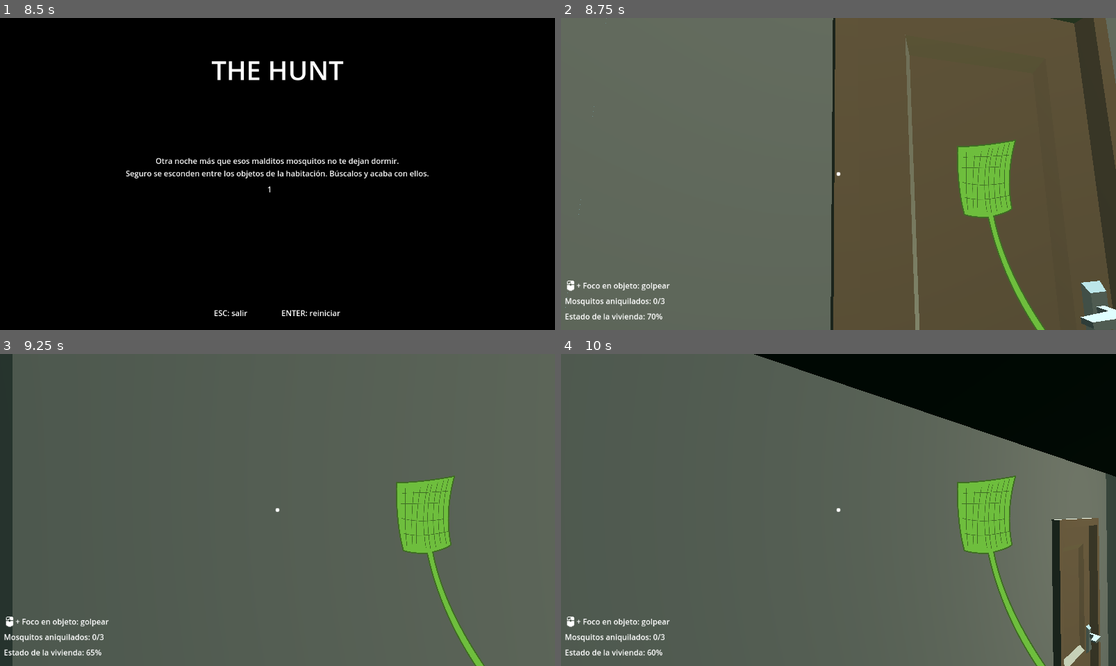
Above: before the commit, frames 1-4 (two rows, left to right).
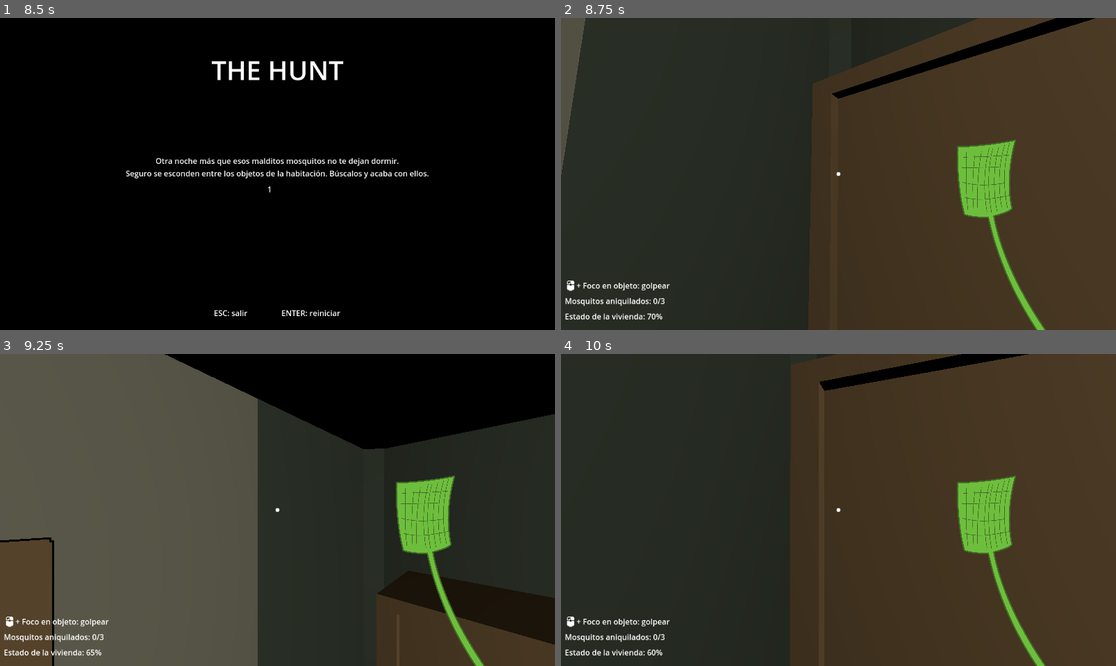
Above: after the commit, the same moments.

Repository: aaroca/thehunt-godot
Game: Godot game, scene res://scenes/main.tscn
The game is run twice, just before and just after one commit, with the same random seed, the same clock (stepped at 60 frames per second) and the same inputs.
Inputs (mouse positions are in pixels of both pictures, inside the frame that each line leads up to):
- Up to frame 1 (8.5 s): tap Enter (restart) at 0.5, 2, 3.5 s; move the mouse to (305, 174) at 0.52 s; press the mouse at (305, 174) at 0.53 s; hold Up (ui_up) 0.53-5.78 s; tap Keypad Enter (ui_accept) at 0.77, 1.25, 1.52, 2.75, 3.02, 3.77, 4.25, 4.52, 6.02, 6.77, 7.52 s; move the mouse to (249, 174) at 1.27 s; release the mouse at (249, 174) at 1.28 s; click (249, 174) at 1.35 s; move the mouse to (288, 167) at 2.02 s; press the mouse at (288, 167) at 2.03 s; move the mouse to (271, 180) at 2.77 s; release the mouse at (271, 180) at 2.78 s; click (271, 180) at 2.85 s; move the mouse to (316, 177) at 3.52 s; press the mouse at (316, 177) at 3.53 s; move the mouse to (233, 170) at 4.27 s; release the mouse at (233, 170) at 4.28 s; click (233, 170) at 4.35 s; move the mouse to (283, 174) at 5.02 s; press the mouse at (283, 174) at 5.03 s; move the mouse to (255, 167) at 5.77 s; release the mouse at (255, 167) at 5.78 s; hold Right (ui_right) 5.78-6.53 s; click (255, 167) at 5.85 s; move the mouse to (305, 174) at 6.52 s; press the mouse at (305, 174) at 6.53 s; hold Up (ui_up) from 6.53 s (still down); move the mouse to (249, 174) at 7.27 s; release the mouse at (249, 174) at 7.28 s; click (249, 174) at 7.35 s; move the mouse to (288, 167) at 8.02 s; press the mouse at (288, 167) at 8.03 s
- Up to frame 2 (8.75 s): keep holding Up (ui_up)
- Up to frame 3 (9.25 s): move the mouse to (271, 516) at 8.77 s; release Up (ui_up) at 8.78 s; release the mouse at (271, 516) at 8.78 s; hold Left (ui_left) from 8.78 s (still down); click (271, 516) at 8.85 s; tap Keypad Enter (ui_accept) at 9.02 s
- Up to frame 4 (10 s): move the mouse to (877, 513) at 9.52 s; release Left (ui_left) at 9.53 s; press the mouse at (877, 513) at 9.53 s; hold Up (ui_up) from 9.53 s (still down); tap Keypad Enter (ui_accept) at 9.77 s

Frame 1 is identical in both runs. In frame 2, 80% of the frame differs, in the area x 0-100%, y 0-100%; in frame 3, 57%; in frame 4, 94%.
Error in both runs: Invalid call. Nonexistent function 'mesh_name' in base 'StaticBody3D'. (res://scripts/camera.gd:28)

Commit message:
more models

Diff:
--- a/prefabs/structures/lamp.tscn
+++ b/prefabs/structures/lamp.tscn
@@ -5,7 +5,7 @@
 [node name="lampSquareCeiling" instance=ExtResource("1_a408u")]
 
 [node name="OmniLight3D" type="OmniLight3D" parent="lampSquareCeiling(Clone)" index="0"]
-transform = Transform3D(1, 0, 0, 0, 1, 0, 0, 0, 1, 0.0592998, 0.0465755, -0.0514282)
+transform = Transform3D(1, 0, 0, 0, 1, 0, 0, 0, 1, 0.0592998, -0.0569018, -0.0514282)
 light_color = Color(1, 0.984314, 0.85098, 1)
 light_energy = 0.1
 light_indirect_energy = 0.3
--- a/scenes/main.tscn
+++ b/scenes/main.tscn
@@ -1,6 +1,7 @@
-[gd_scene load_steps=19 format=3 uid="uid://bfklxn17yt48j"]
+[gd_scene load_steps=26 format=3 uid="uid://bfklxn17yt48j"]
 
 [ext_resource type="Script" path="res://scripts/main.gd" id="1_kd17e"]
+[ext_resource type="Texture2D" uid="uid://u1j824icueku" path="res://assets/2d/Canopus_and_Sirius.jpeg" id="2_ufwkr"]
 [ext_resource type="PackedScene" uid="uid://b34rym0jaouju" path="res://prefabs/player.tscn" id="3_nh7c5"]
 [ext_resource type="PackedScene" uid="uid://v3xnys74b5yg" path="res://prefabs/structures/wall_corner.tscn" id="3_ux0gf"]
 [ext_resource type="PackedScene" uid="uid://b35do82u5b5gu" path="res://prefabs/structures/wall_half.tscn" id="4_0rp8b"]
@@ -12,15 +13,18 @@
 [ext_resource type="PackedScene" uid="uid://c7xin26pntal6" path="res://assets/3d/bedSingle.glb" id="9_8lfop"]
 [ext_resource type="PackedScene" uid="uid://cbdyp1j5n4fbs" path="res://assets/3d/cabinetBed.glb" id="9_a7tc8"]
 [ext_resource type="PackedScene" uid="uid://bffd0lnkj2vex" path="res://assets/3d/plant_bushDetailed.glb" id="9_es512"]
-
-[sub_resource type="ProceduralSkyMaterial" id="ProceduralSkyMaterial_5vocj"]
-sky_top_color = Color(0.00784314, 0.0235294, 0.101961, 1)
-sky_horizon_color = Color(0.117647, 0.141176, 0.184314, 1)
-ground_bottom_color = Color(0.133333, 0.192157, 0.160784, 1)
-ground_horizon_color = Color(0.133333, 0.192157, 0.160784, 1)
+[ext_resource type="PackedScene" uid="uid://b3tssx6p867o0" path="res://assets/3d/deskCorner.glb" id="10_m6q7l"]
+[ext_resource type="PackedScene" uid="uid://bydcbdwnnl35j" path="res://assets/3d/cabinetTelevision.glb" id="13_kdki4"]
+[ext_resource type="PackedScene" uid="uid://b8r73le8i36ql" path="res://assets/3d/loungeSofa.glb" id="14_hahwo"]
+[ext_resource type="PackedScene" uid="uid://ye1lqwn31kn" path="res://assets/3d/rugRectangle.glb" id="15_qx4io"]
+[ext_resource type="PackedScene" uid="uid://dqdmnyo3le3yk" path="res://assets/3d/bookcaseClosedWide.glb" id="16_y1q0x"]
+[ext_resource type="PackedScene" uid="uid://dq5fumx3vaqj2" path="res://assets/3d/bookcaseClosedDoors.glb" id="17_87146"]
+
+[sub_resource type="PanoramaSkyMaterial" id="PanoramaSkyMaterial_cr6w8"]
+panorama = ExtResource("2_ufwkr")
 
 [sub_resource type="Sky" id="Sky_pr2r0"]
-sky_material = SubResource("ProceduralSkyMaterial_5vocj")
+sky_material = SubResource("PanoramaSkyMaterial_cr6w8")
 
 [sub_resource type="Environment" id="Environment_2trr6"]
 background_mode = 2
@@ -44,14 +48,14 @@
 transform = Transform3D(-1, -2.52629e-06, 2.1214e-07, 0, 0.0836783, 0.996493, -2.53518e-06, 0.996493, -0.0836783, 0, 0, 0)
 light_color = Color(0.733333, 0.968627, 0.984314, 1)
 light_energy = 1.286
-sky_mode = 1
+sky_mode = 2
 metadata/_edit_lock_ = true
 
 [node name="environment" type="WorldEnvironment" parent="."]
 environment = SubResource("Environment_2trr6")
 
 [node name="player" parent="." instance=ExtResource("3_nh7c5")]
-transform = Transform3D(-1.74846e-08, 0, 0.4, 0, 0.4, 0, -0.4, 0, -1.74846e-08, -0.36761, 0.251362, -0.724421)
+transform = Transform3D(0.285784, 0, 0.27987, 0, 0.4, 0, -0.27987, 0, 0.285784, 0.182993, 0.251362, -0.688188)
 
 [node name="bedroom" type="Node3D" parent="."]
 metadata/_edit_lock_ = true
@@ -130,6 +134,7 @@
 
 [node name="doorway" parent="bedroom" instance=ExtResource("7_eo406")]
 transform = Transform3D(-4.37114e-08, 0, 1, 0, 1, 0, -1, 0, -4.37114e-08, -2.47926, 0.0971174, -1.80571)
+metadata/_edit_lock_ = true
 
 [node name="floor" type="StaticBody3D" parent="bedroom"]
 metadata/_edit_lock_ = true
@@ -161,10 +166,35 @@
 metadata/_edit_lock_ = true
 
 [node name="cabinetBed" parent="bedroom" instance=ExtResource("9_a7tc8")]
-transform = Transform3D(-1, 0, -8.74228e-08, 0, 1, 0, 8.74228e-08, 0, -1, -0.0447071, 0.1, -0.294259)
+transform = Transform3D(-1, 0, -8.74228e-08, 0, 1, 0, 8.74228e-08, 0, -1, 0.246857, 0.1, -0.294259)
+metadata/_edit_lock_ = true
+
+[node name="deskCorner" parent="bedroom" instance=ExtResource("10_m6q7l")]
+transform = Transform3D(-1, 0, -8.74228e-08, 0, 1, 0, 8.74228e-08, 0, -1, -1.4665, 0.1, -1.1137)
+metadata/_edit_lock_ = true
 
 [node name="bedSingle" parent="bedroom" instance=ExtResource("9_8lfop")]
-transform = Transform3D(-1, 0, -8.74228e-08, 0, 1, 0, 8.74228e-08, 0, -1, 0.000434041, 0.1, -1.21595)
+transform = Transform3D(-1, 0, -8.74228e-08, 0, 1, 0, 8.74228e-08, 0, -1, 0.247457, 0.1, -1.21595)
+metadata/_edit_lock_ = true
+
+[node name="cabinetTelevision" parent="bedroom" instance=ExtResource("13_kdki4")]
+transform = Transform3D(-4.37114e-08, 0, -1, 0, 1, 0, 1, 0, -4.37114e-08, 0.144769, 0.1, -2.77431)
+metadata/_edit_lock_ = true
+
+[node name="loungeSofa" parent="bedroom" instance=ExtResource("14_hahwo")]
+transform = Transform3D(-4.37114e-08, 0, 1, 0, 1, 0, -1, 0, -4.37114e-08, -0.414587, 0, -1.82423)
+metadata/_edit_lock_ = true
+
+[node name="rugRectangle" parent="bedroom" instance=ExtResource("15_qx4io")]
+transform = Transform3D(1, 0, 0, 0, 1, 0, 0, 0, 1, -1.21164, 0.0979702, -0.203931)
+metadata/_edit_lock_ = true
+
+[node name="bookcaseClosedWide" parent="bedroom" instance=ExtResource("16_y1q0x")]
+transform = Transform3D(1, 0, 0, 0, 1, 0, 0, 0, 1, -1.86053, 0.1, -2.78718)
+metadata/_edit_lock_ = true
+
+[node name="bookcaseClosedDoors" parent="bedroom" instance=ExtResource("17_87146")]
+transform = Transform3D(1, 0, 0, 0, 1, 0, 0, 0, 1, -2.37551, 0.1, -2.78477)
 metadata/_edit_lock_ = true
 
 [node name="trees" type="Node3D" parent="."]
Binary file added: assets/2d/Canopus_and_Sirius.jpeg
Not shown, added: assets/2d/Canopus_and_Sirius.jpeg.import
Binary file added: assets/3d/bookcaseClosedDoors.glb
Not shown, added: assets/3d/bookcaseClosedDoors.glb.import
Binary file added: assets/3d/bookcaseClosedWide.glb
Not shown, added: assets/3d/bookcaseClosedWide.glb.import
Binary file added: assets/3d/cabinetTelevision.glb
Not shown, added: assets/3d/cabinetTelevision.glb.import
Binary file added: assets/3d/deskCorner.glb
Not shown, added: assets/3d/deskCorner.glb.import
Binary file added: assets/3d/loungeSofa.glb
Not shown, added: assets/3d/loungeSofa.glb.import
(and 2 more such lines)
